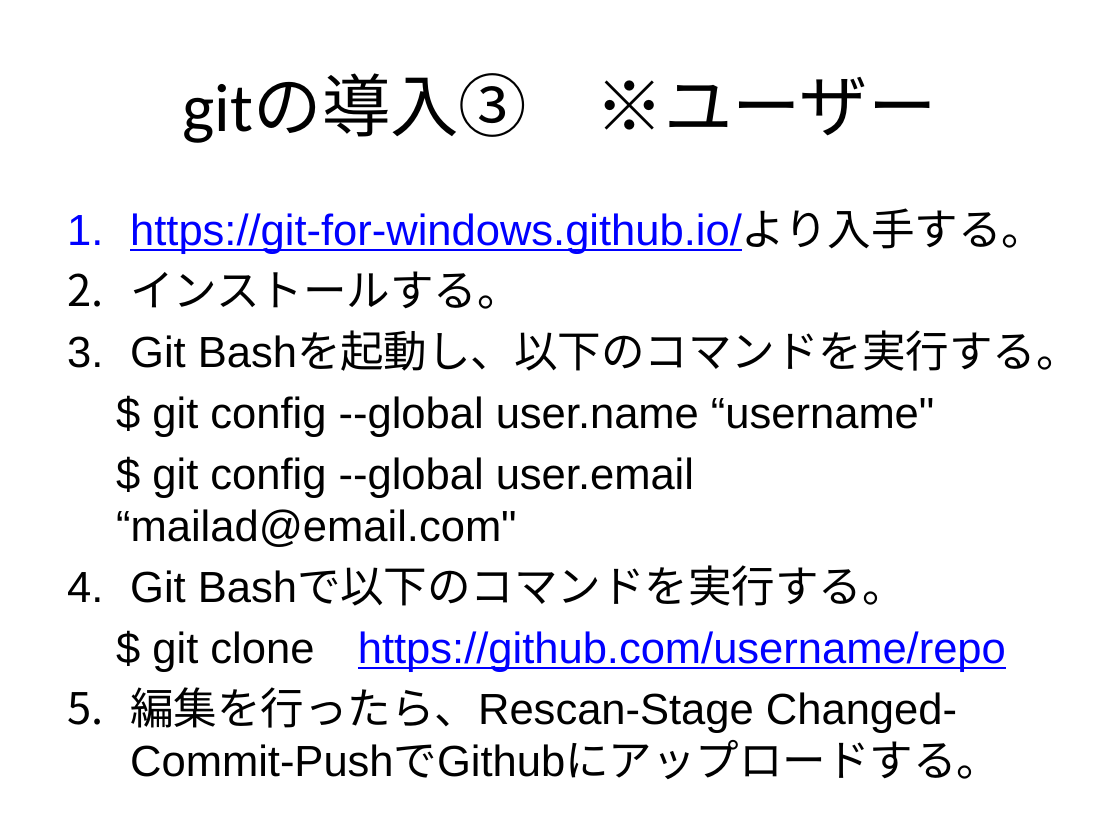
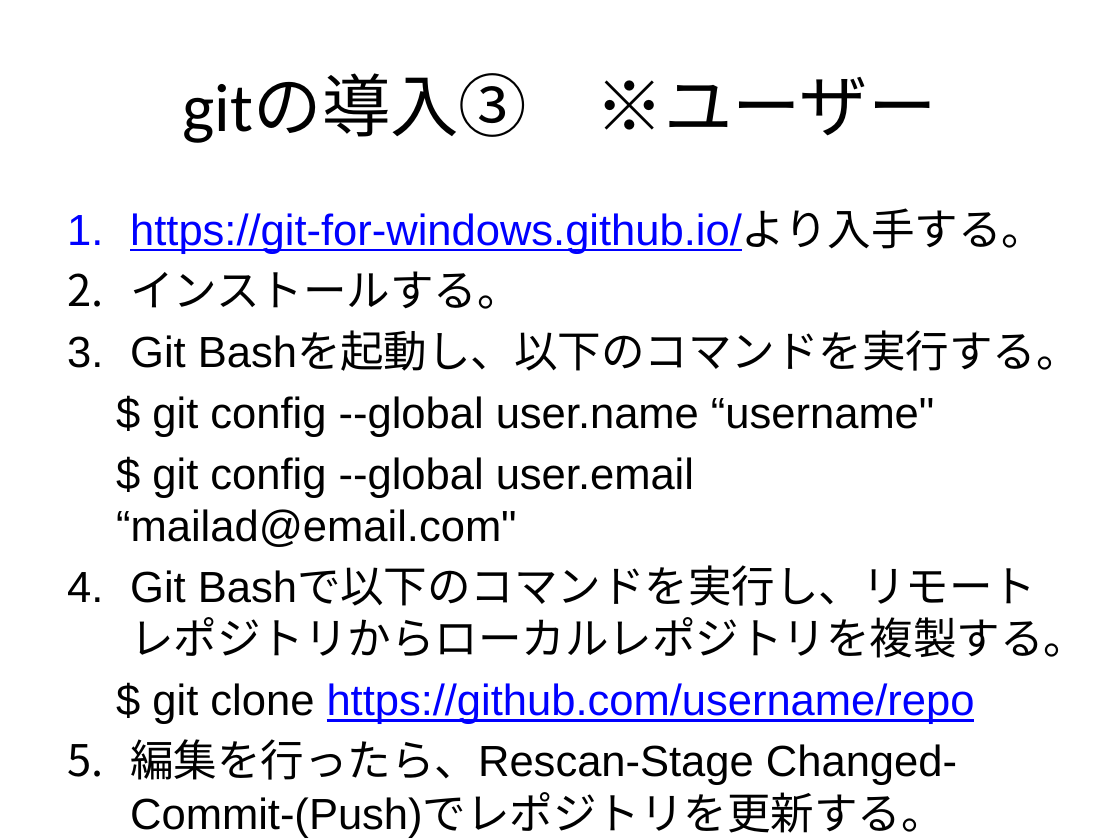
Before and after one commit to RyutaroMayumi/git_research, a slide deck: slide 8 of KK01_git.pptx. Drawn at 1120x840 pixels with LibreOffice and Linux fonts; fonts in the diff are those of the drawing. Boxes give left, top, right and bottom in pixels: in the first picture for what was removed or moved away, otherwise in the second. Text is boxed around its words. In the diff, an @@ line names an element or a change of style, - is before the commit and + after.

```diff
--- a/KK01_git.pptx
+++ b/KK01_git.pptx
@@ text at (130,567,1087,658): text changed @@
-4. Git Bashで以下のコマンドを実行する。
+4. Git Bashで以下のコマンドを実行し、リモートレポジトリからローカルレポジトリを複製する。
@@ text at (130,739,957,838): text changed @@
-5. 編集を行ったら、Rescan-Stage Changed-Commit-PushでGithubにアップロードする。
+5. 編集を行ったら、Rescan-Stage Changed-Commit-(Push)でレポジトリを更新する。
```
Also in this commit, not shown: 2 other slides changed, 2 slides added, 1 slide removed.
